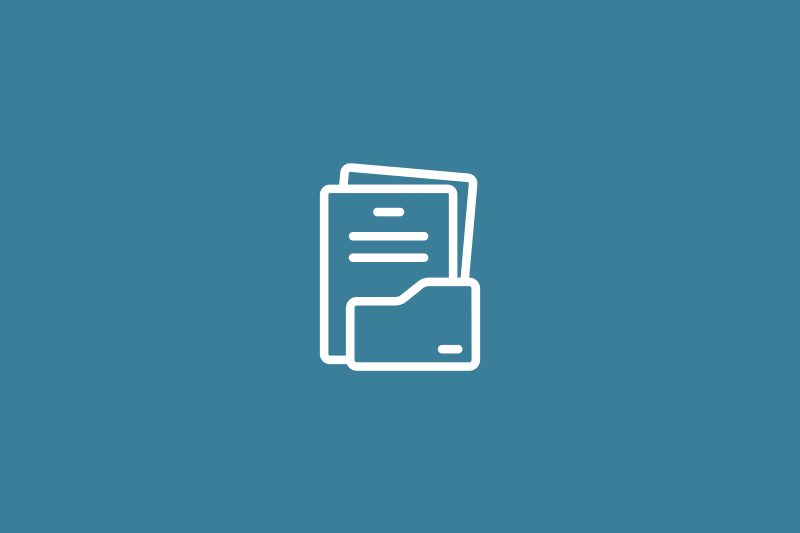
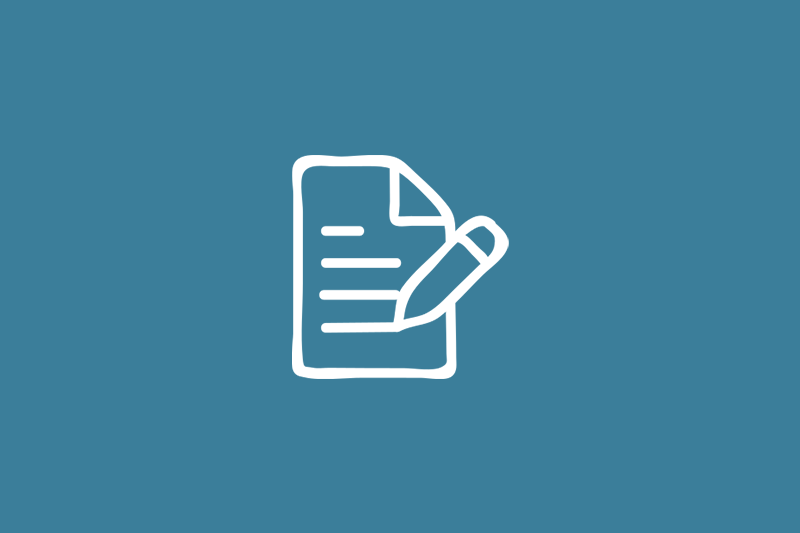
Layer changes from the first 800px x 533px image to the second:
added layer "2528022_document_edit_file_format_paper_icon" above "Group 1" over [292,155,509,379]
hid "5355689_archive_data_document_file_file format_icon" over [319,163,481,371]
